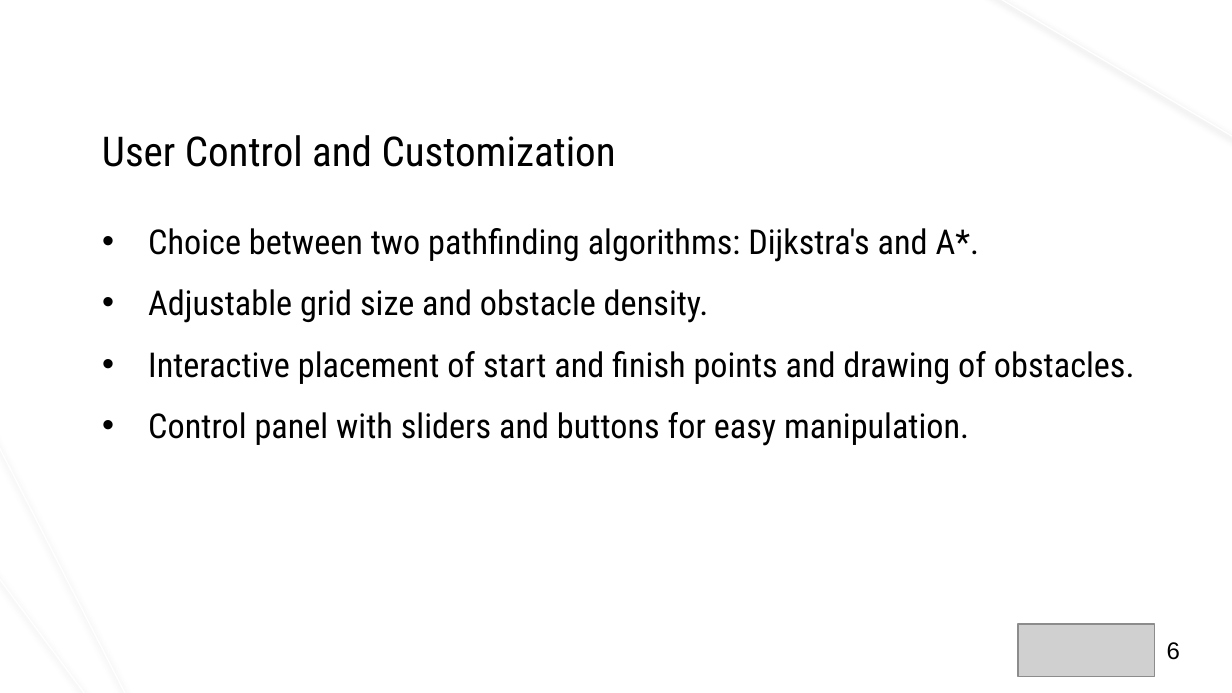
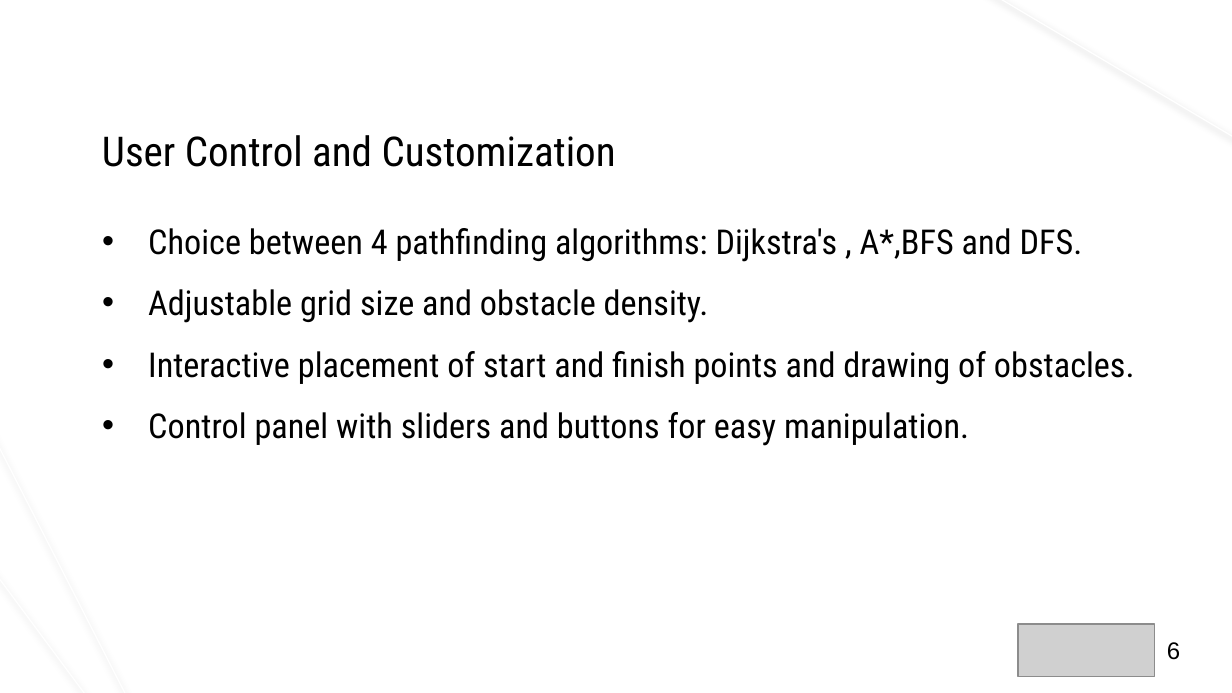
Before and after one commit to rukonuzzamantopu/Path-Finding-Navigation-System, a slide deck: slide 6 of PathFindingAndNevigationSystem.pptx. Drawn at 1232x693 pixels with LibreOffice and Linux fonts; fonts in the diff are those of the drawing; grey boxes stand for pictures; background and template pictures are left out. Boxes give left, top, right and bottom in pixels: in the first picture for what was removed or moved away, otherwise in the second. Text is boxed around its words. In the diff, an @@ line names an element or a change of style, - is before the commit and + after.

Commit message:
add presentation slide

```diff
--- a/PathFindingAndNevigationSystem.pptx
+++ b/PathFindingAndNevigationSystem.pptx
@@ text at box(148, 228, 1083, 262): text changed @@
-• Choice between two pathfinding algorithms: Dijkstra's and A*.
+• Choice between 4 pathfinding algorithms: Dijkstra's , A*,BFS and DFS.
```
Also in this commit, not shown: 1 other slide changed, 3 slides added.
